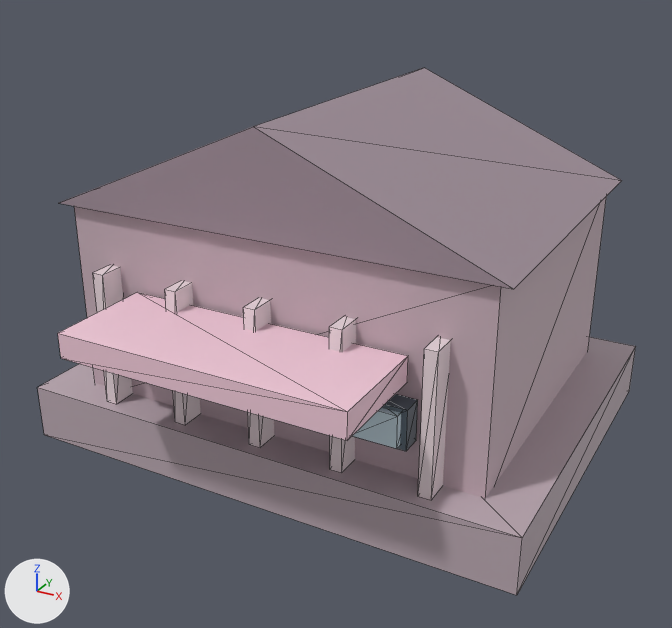
What one commit did to the glTF model models/clothing_store.glb.
The view is the same before and after, from a 50 mm camera at (1.038, -1.964, 1.264) aimed at (0.034, -0.138, 0.351). Every picture has the same lights, and +X, +Y and +Z are marked at lower left. The first picture is the older version. Mesh edges are drawn as thin lines. Where no turn or scale is listed for an object, it has been applied to the vertices.

The first picture shows 'geometry_0'.
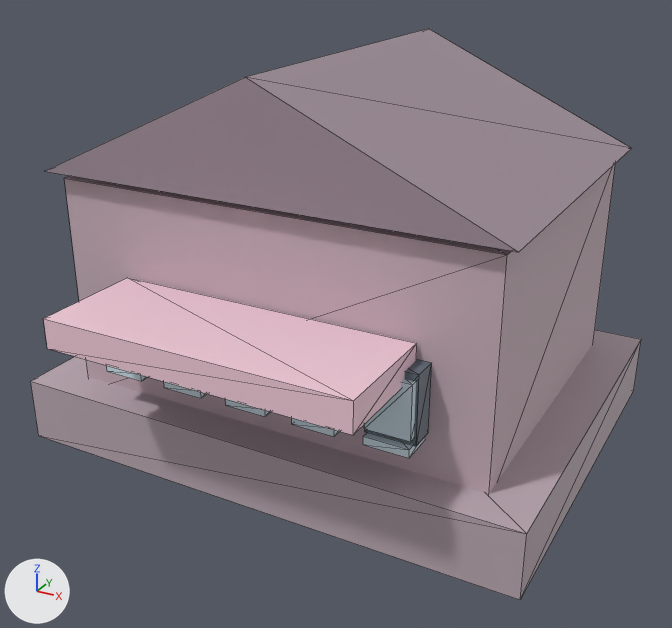
Edits to the bpy script that builds the scene:
```text
Change me_geometry_0:
    remove me_geometry_0.from_pydata(...)  # 150 vertices, 224 faces; spans x -0.64..0.64, y -0.67..0.49, z 0.0..0.86
    add me_geometry_0.from_pydata(...)  # 150 vertices, 224 faces; spans x -0.65..0.65, y -0.685..0.5, z 0.0..0.96
    me_geometry_0 part 1: the loose piece of 8 vertices spanning x -0.35..0.35, y -0.67..-0.41, z 0.37..0.43 is scaled about its middle by (1.06, 1.04, 1.17), then moved by (0.0, -0.01, 0.03)
    me_geometry_0 part 2: the loose piece of 8 vertices spanning x -0.435..-0.405, y -0.46..-0.38, z 0.14..0.48 is scaled about its middle by (3.9, 0.75, 0.478), then moved by (0.077, -0.02, 0.036)
    me_geometry_0 part 3: the loose piece of 8 vertices spanning x -0.225..-0.195, y -0.46..-0.38, z 0.14..0.48 is scaled about its middle by (3.48, 0.875, 0.379), then moved by (-0.133, -0.03, 0.036)
    me_geometry_0 part 4: the loose piece of 8 vertices spanning x -0.015..0.015, y -0.46..-0.38, z 0.14..0.48 is scaled about its middle by (3.48, 1, 0.0588), then moved by (-0.343, -0.03, -0.054)
    me_geometry_0 part 5: the loose piece of 8 vertices spanning x 0.195..0.225, y -0.46..-0.38, z 0.14..0.48 is scaled about its middle by (3.9, 0.75, 0.478), then moved by (-0.381, -0.02, 0.036)
    me_geometry_0 part 6: the loose piece of 8 vertices spanning x 0.405..0.435, y -0.46..-0.38, z 0.14..0.48 is scaled about its middle by (3.48, 0.875, 0.379), then moved by (-0.591, -0.03, 0.036)
    me_geometry_0 part 7: the loose piece of 8 vertices spanning x -0.372..-0.234, y -0.455..-0.405, z 0.236..0.333 is scaled about its middle by (0.754, 1.6, 0.207), then moved by (0.132, -0.02, -0.028)
    me_geometry_0 part 8: the loose piece of 8 vertices spanning x -0.207..-0.097, y -0.47..-0.41, z 0.246..0.323 is scaled about its middle by (0.948, 1.33, 0.26), then moved by (0.152, -0.01, -0.028)
    me_geometry_0 part 9: the loose piece of 8 vertices spanning x 0.082..0.221, y -0.455..-0.405, z 0.236..0.333 is scaled about its middle by (0.754, 1.6, 0.207), then moved by (0.02, -0.02, -0.028)
    me_geometry_0 part 10: the loose piece of 8 vertices spanning x 0.097..0.207, y -0.47..-0.41, z 0.246..0.323 is scaled about its middle by (1.06, 1, 2.11), then moved by (0.191, 0.0, 0.061)
    me_geometry_0 part 11: the loose piece of 8 vertices spanning x 0.234..0.372, y -0.455..-0.405, z 0.236..0.333 is scaled about its middle by (0.754, 1.4, 1.33), then moved by (0.04, -0.02, 0.061)
    me_geometry_0 part 12: the loose piece of 8 vertices spanning x 0.248..0.358, y -0.47..-0.41, z 0.246..0.323 is scaled about its middle by (0.948, 1.33, 0.26), then moved by (0.04, -0.01, -0.028)
    me_geometry_0 part 13: 22 of 150 vertices moved; they spanned x -0.64..0.64, y -0.49..0.49, z 0.0..0.86 and now span x -0.65..0.65, y -0.5..0.5, z 0.0..0.96; mean shift (0.0, 0.0, 0.042); largest move (0.0, 0.42, 0.86) -> (0.0, 0.44, 0.96)
    me_geometry_0 part 14: 48 faces centred in x -0.372..0.372, y -0.455..-0.405, z 0.236..0.333 are repainted in the vertex colours; the middle colour goes from greyish blue #606d78 to pale blue #d6e9f4
    me_geometry_0 part 15: 48 faces centred in x -0.35..0.435, y -0.67..-0.38, z 0.14..0.48 are repainted in the vertex colours; the middle colour goes from white #eddce1 to pale blue #d6e6f1
    me_geometry_0 part 16: 36 faces centred in x -0.207..0.358, y -0.47..-0.41, z 0.246..0.323 are repainted in the vertex colours; the middle colour goes from pale blue #cfe5ef to pale blue #d9ecf6
    me_geometry_0 part 17: 24 faces centred in x -0.435..0.225, y -0.46..-0.38, z 0.14..0.48 are repainted in the vertex colours; the middle colour goes from white #eddce1 to greyish blue #606d78
    me_geometry_0 part 18: 24 faces centred in x -0.358..0.207, y -0.47..-0.41, z 0.246..0.323 are repainted in the vertex colours; the middle colour goes from pale blue #cfe5ef to greyish blue #606d78
    other edits to the shape of me_geometry_0 do not show in these pictures
```

What differs and where, as boxes (x1, y1, x2, y2) in the pictures (672 x 628 px; the box of a moved part takes in the faces that stretch with it):
'geometry_0', reshaped, recoloured (8% taller)
    before: (37, 68, 636, 595)
    after: (31, 29, 641, 600)
part 1 of me_geometry_0, moved or reshaped
    before: (58, 292, 408, 441)
    after: (43, 278, 417, 435)
part 2 of me_geometry_0, moved or reshaped (not visible afterwards)
    before: (93, 265, 133, 404)
part 3 of me_geometry_0, moved or reshaped (not visible afterwards)
    before: (165, 281, 201, 425)
part 4 of me_geometry_0, moved or reshaped (mostly hidden afterwards)
    before: (243, 298, 274, 448)
    after: (107, 366, 148, 381)
part 5 of me_geometry_0, moved or reshaped (not visible afterwards)
    before: (329, 317, 356, 473)
part 6 of me_geometry_0, moved or reshaped (not visible afterwards)
    before: (418, 337, 451, 500)
part 7 of me_geometry_0, moved or reshaped (not visible before)
    after: (164, 382, 207, 398)
part 8 of me_geometry_0, moved or reshaped (not visible before)
    after: (225, 399, 271, 417)
part 9 of me_geometry_0, moved or reshaped (not visible before)
    after: (292, 418, 340, 437)
part 10 of me_geometry_0, moved or reshaped (not visible before)
    after: (365, 359, 432, 447)
part 11 of me_geometry_0, moved or reshaped
    before: (381, 394, 418, 451)
    after: (364, 379, 416, 442)
part 12 of me_geometry_0, moved or reshaped
    before: (353, 408, 401, 449)
    after: (363, 432, 425, 458)
part 13 of me_geometry_0, moved or reshaped
    before: (37, 68, 636, 595)
    after: (31, 29, 641, 600)
part 14 of me_geometry_0, recoloured
    before: (381, 394, 418, 451)
    after: (164, 379, 416, 442)
part 15 of me_geometry_0, recoloured
    before: (58, 281, 451, 500)
    after: (43, 278, 417, 435)
part 16 of me_geometry_0, recoloured
    before: (353, 408, 401, 449)
    after: (225, 399, 425, 458)
part 17 of me_geometry_0, recoloured
    before: (93, 265, 356, 473)
part 18 of me_geometry_0, recoloured
    after: (365, 359, 432, 447)
